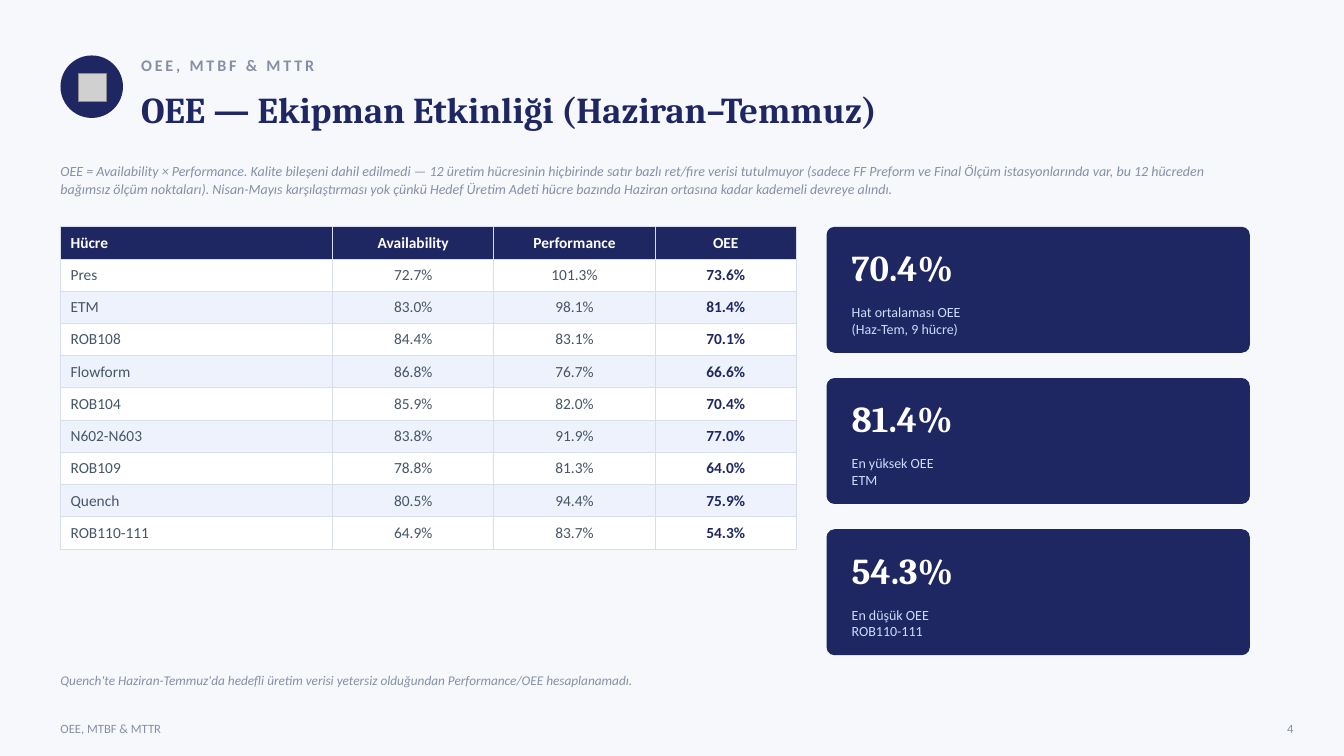
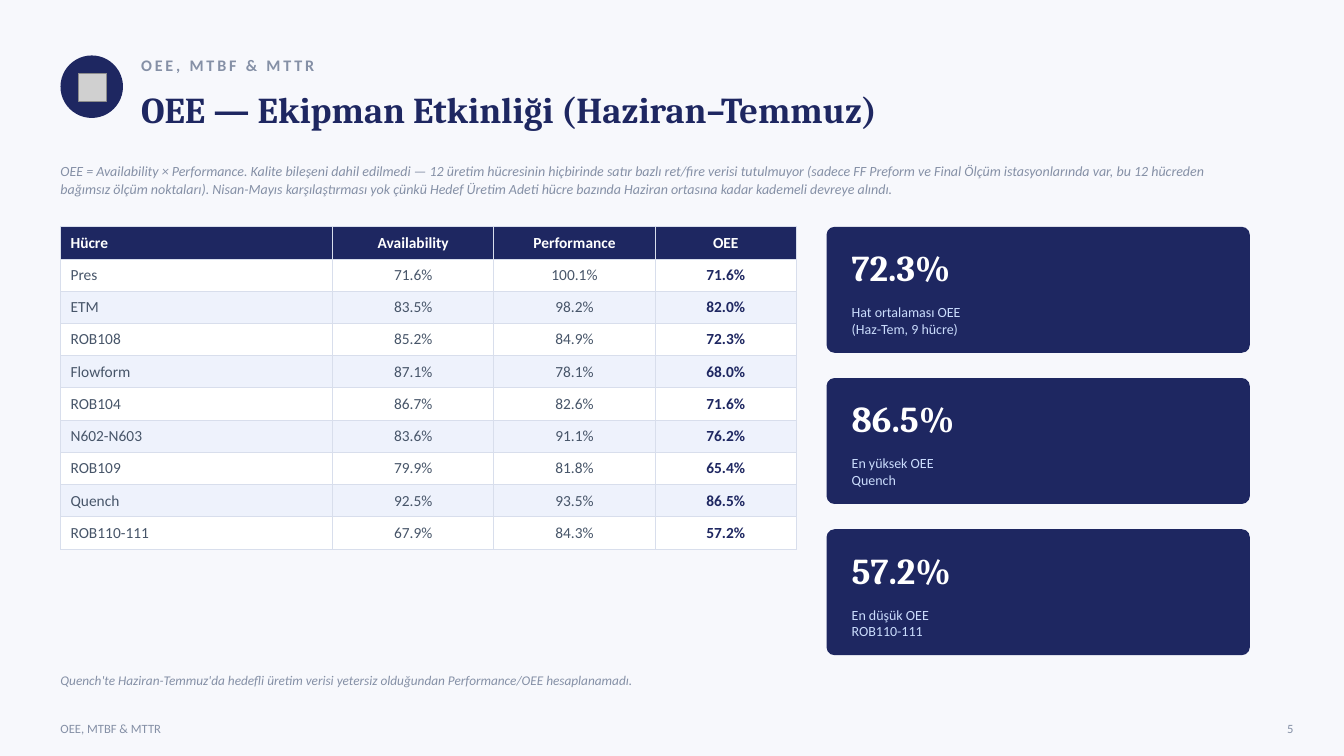
Before and after one commit to sgtdali/ManufUI, a slide deck: slide 6 of docs/sunumlar/Repkon-HF901-Ust-Yonetim-Sunumu-2026-07.pptx (slide 5 before the commit). Drawn at 1344x756 pixels with LibreOffice and Linux fonts; fonts in the diff are those of the drawing; grey boxes stand for pictures. Boxes give left, top, right and bottom in pixels: in the first picture for what was removed or moved away, otherwise in the second. Text is boxed around its words. In the diff, an @@ line names an element or a change of style, - is before the commit and + after.

```diff
--- a/docs/sunumlar/Repkon-HF901-Ust-Yonetim-Sunumu-2026-07.pptx
+++ b/docs/sunumlar/Repkon-HF901-Ust-Yonetim-Sunumu-2026-07.pptx
@@ table at bbox=[60, 227, 797, 542] @@
-row 2: Pres | 72.7% | 101.3% | 73.6%
+row 2: Pres | 71.6% | 100.1% | 71.6%
-row 3: ETM | 83.0% | 98.1% | 81.4%
+row 3: ETM | 83.5% | 98.2% | 82.0%
-row 4: ROB108 | 84.4% | 83.1% | 70.1%
+row 4: ROB108 | 85.2% | 84.9% | 72.3%
-row 5: Flowform | 86.8% | 76.7% | 66.6%
+row 5: Flowform | 87.1% | 78.1% | 68.0%
-row 6: ROB104 | 85.9% | 82.0% | 70.4%
+row 6: ROB104 | 86.7% | 82.6% | 71.6%
-row 7: N602-N603 | 83.8% | 91.9% | 77.0%
+row 7: N602-N603 | 83.6% | 91.1% | 76.2%
-row 8: ROB109 | 78.8% | 81.3% | 64.0%
+row 8: ROB109 | 79.9% | 81.8% | 65.4%
-row 9: Quench | 80.5% | 94.4% | 75.9%
+row 9: Quench | 92.5% | 93.5% | 86.5%
-row 10: ROB110-111 | 64.9% | 83.7% | 54.3%
+row 10: ROB110-111 | 67.9% | 84.3% | 57.2%
@@ text at bbox=[852, 256, 951, 282]: text changed @@
-70.4%
+72.3%
@@ text at bbox=[852, 407, 955, 433]: text changed @@
-81.4%
+86.5%
@@ text at bbox=[852, 475, 896, 487]: text changed @@
-ETM
+Quench
@@ text at bbox=[852, 559, 951, 585]: text changed @@
-54.3%
+57.2%
@@ text at bbox=[1287, 725, 1293, 733]: text changed @@
-4
+5
```
Also in this commit, not shown: 22 other slides changed, 4 slides added, 10 other files.
